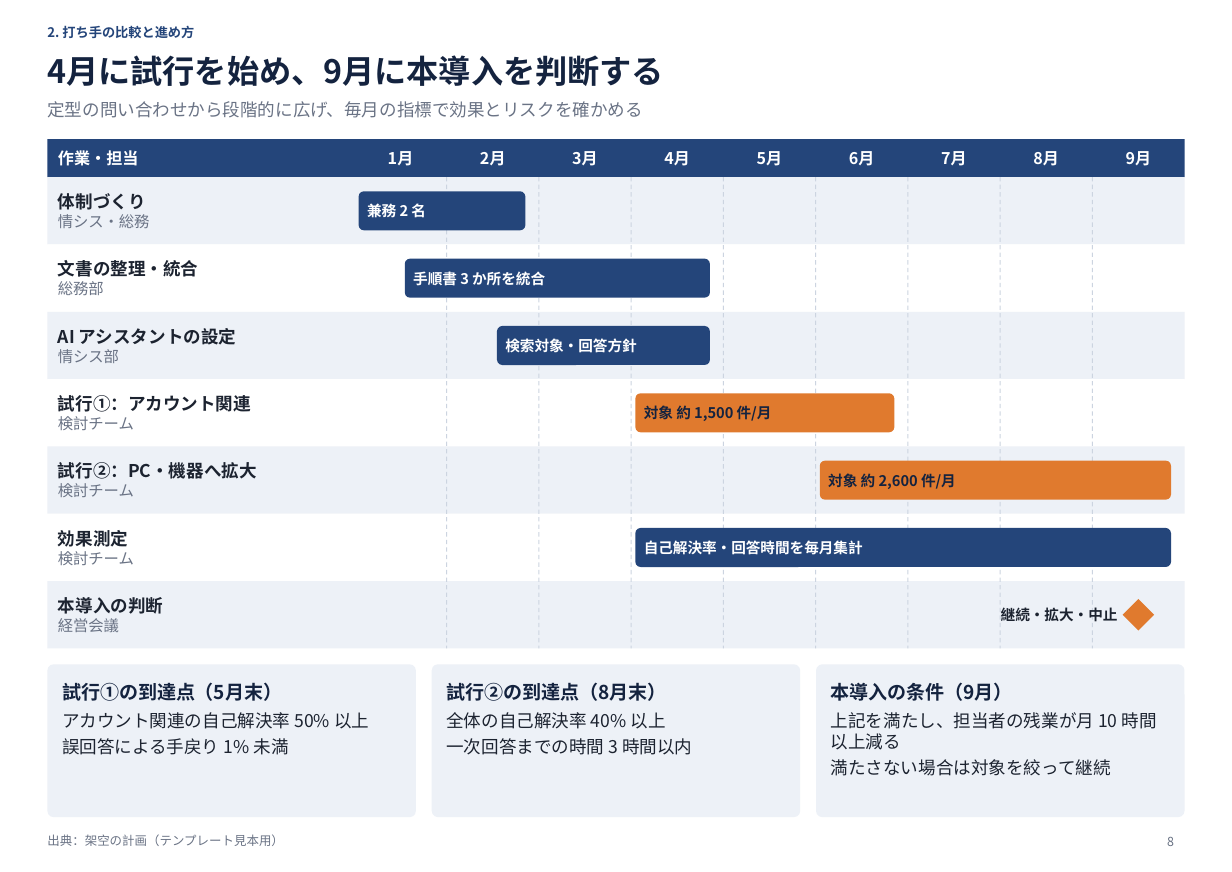
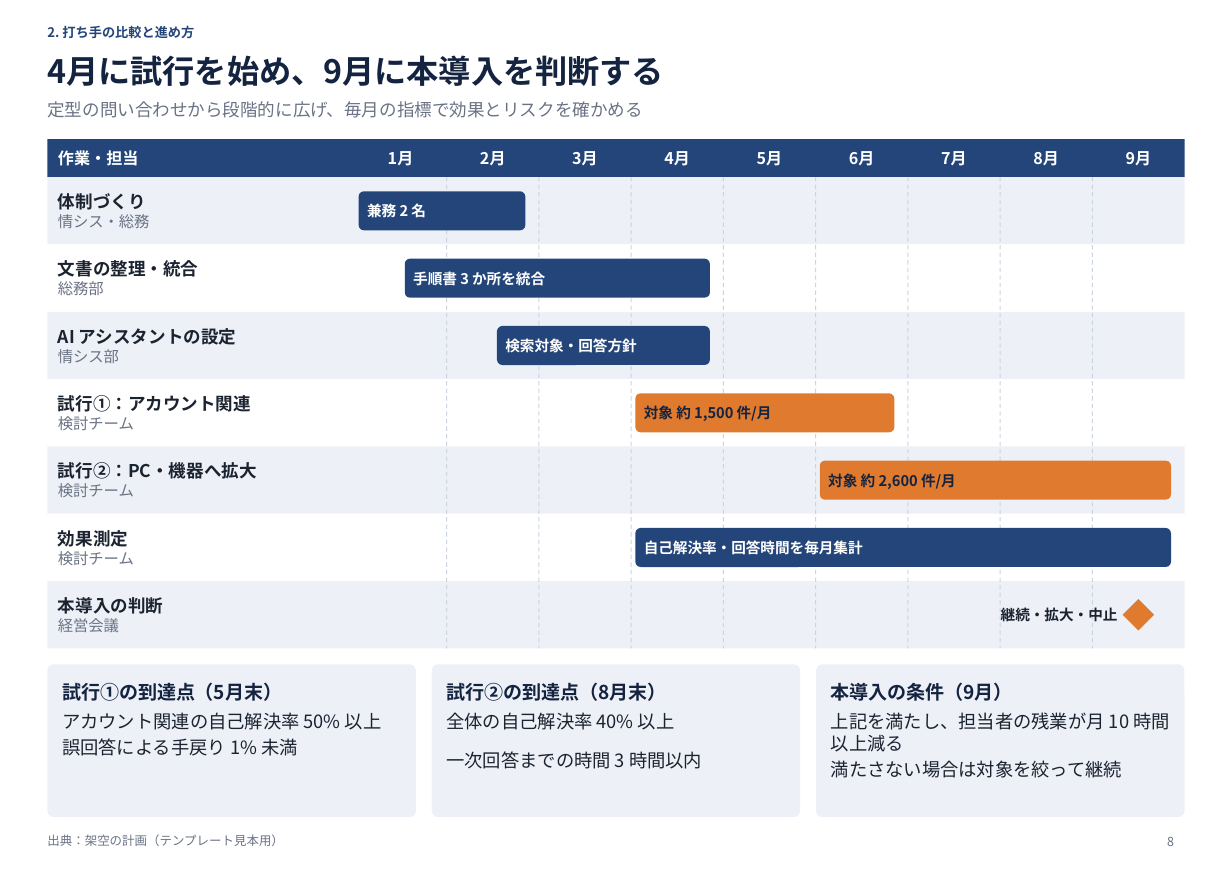
Before and after one commit to sibyl2501/claude_pptx_making, a slide deck: slide 8 of dist/business_report.pptx. Drawn at 1232x872 pixels with LibreOffice and Linux fonts; fonts in the diff are those of the drawing. Boxes give left, top, right and bottom in pixels: in the first picture for what was removed or moved away, otherwise in the second. Text is boxed around its words. In the diff, an @@ line names an element or a change of style, - is before the commit and + after.

```diff
--- a/dist/business_report.pptx
+++ b/dist/business_report.pptx
@@ text "アカウント関連の自己解決率 50% 以上" at (62,712,382,756): size 12 to 12.5 pt; indent changed @@
@@ text "全体の自己解決率 40% 以上" at (446,712,702,769): size 12 to 12.5 pt; indent changed; more space between paragraphs @@
@@ text "上記を満たし、担当者の残業が月 10 時間以上減る" at (831,712,1170,778): size 12 to 12.5 pt; indent changed @@
```
Also in this commit, not shown: 4 other slides changed, 25 other files.
